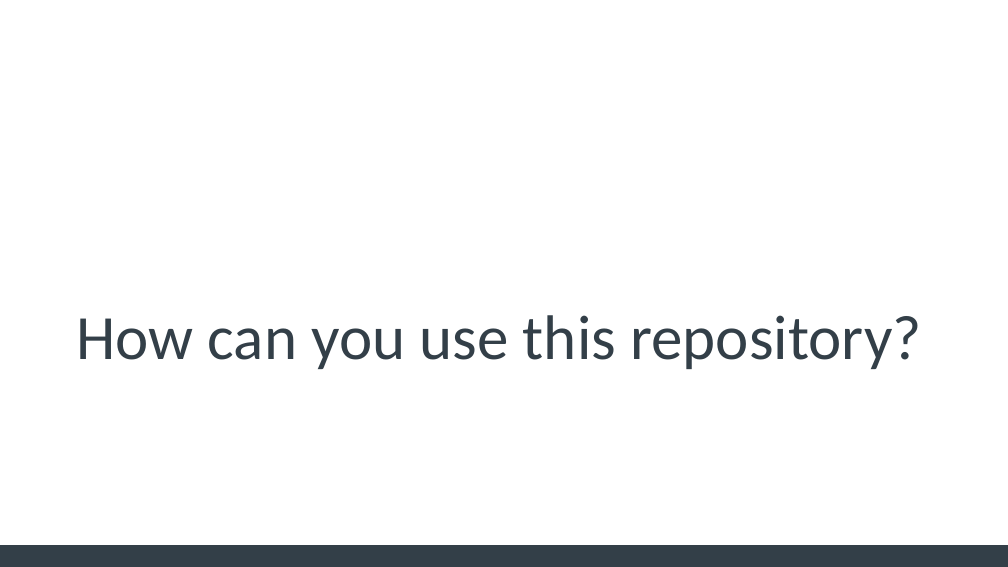
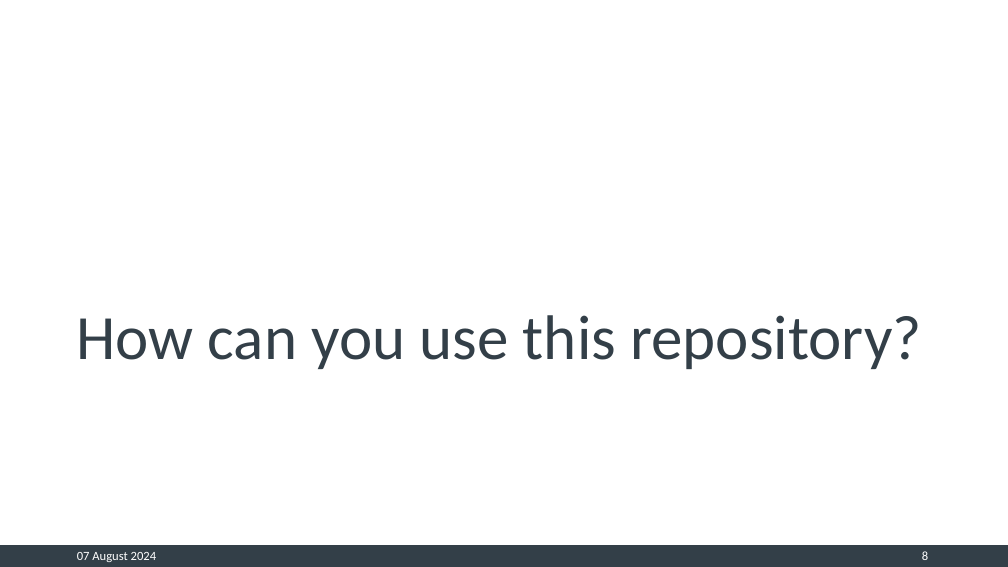
Before and after one commit to CMB-S4/Cryogenic_Material_Properties, a slide deck: slide 8 of Cryogenic Material Library – An Overview.pptx. Drawn at 1008x567 pixels with LibreOffice and Linux fonts; fonts in the diff are those of the drawing. Boxes give left, top, right and bottom in pixels: in the first picture for what was removed or moved away, otherwise in the second. Text is boxed around its words. In the diff, an @@ line names an element or a change of style, - is before the commit and + after.

```diff
--- a/Cryogenic Material Library – An Overview.pptx
+++ b/Cryogenic Material Library – An Overview.pptx
@@ text added at [77, 552, 156, 562], 12 pt, text #FFFFFF @@
+07 August 2024
@@ page number added at [922, 551, 928, 560], 12 pt, text #FFFFFF @@
+8
```
Also in this commit, not shown: 6 other slides changed, 5 slides added, 3 slides removed, 1 other file.
